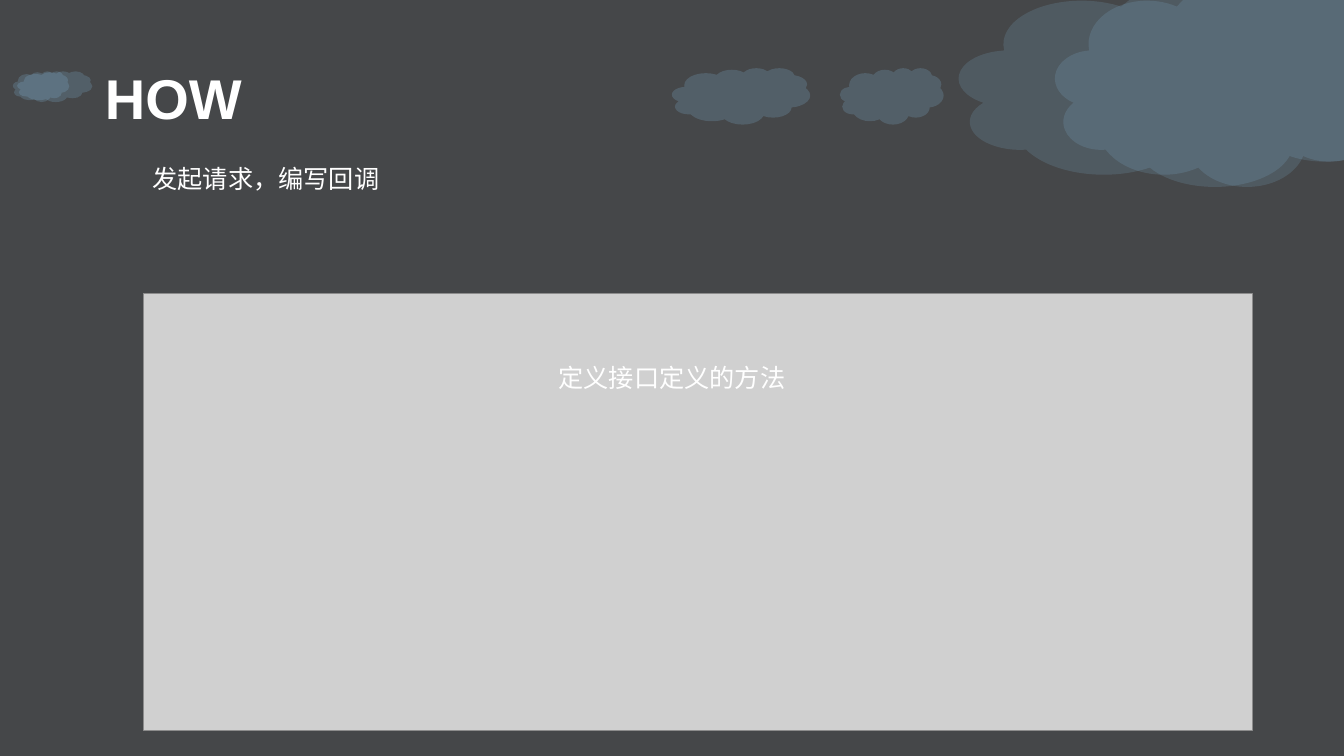
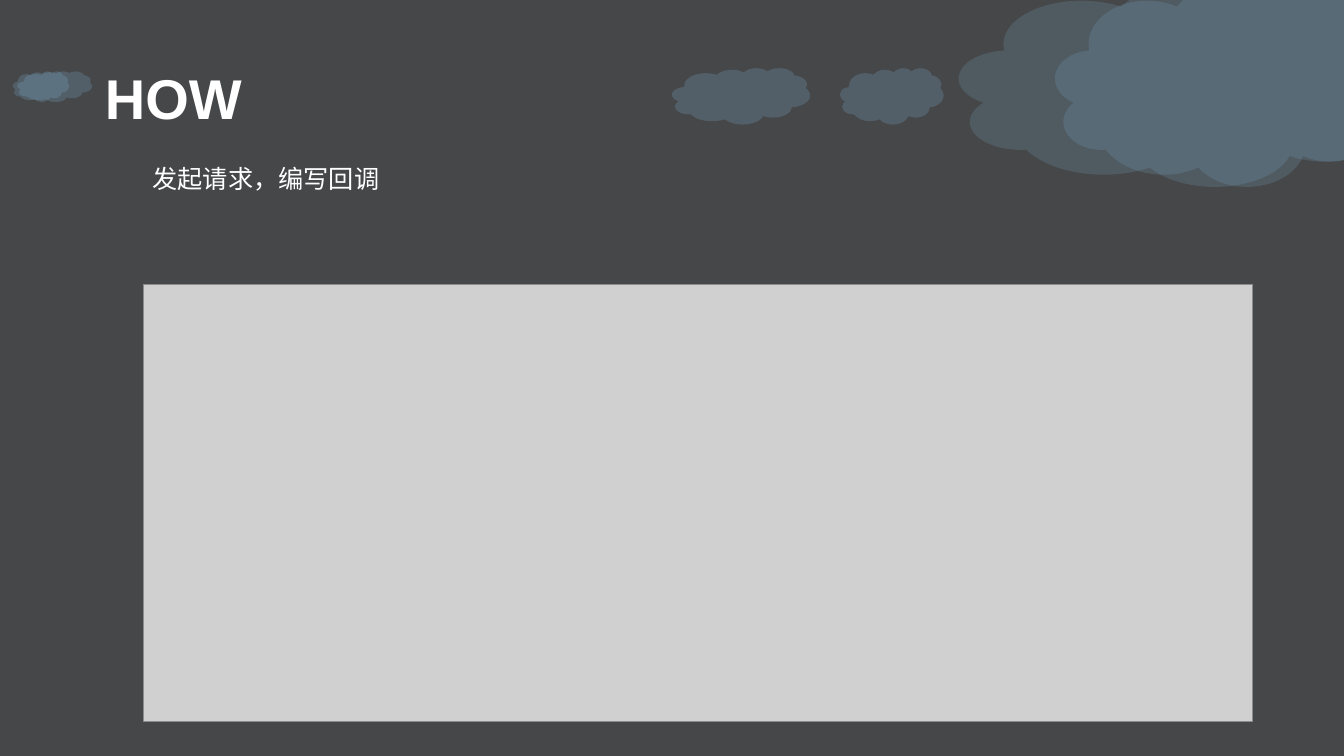
Before and after one commit to daisongsong1991/ppt, a slide deck: slide 20 of net_ppt.pptx. Drawn at 1344x756 pixels with LibreOffice and Linux fonts; fonts in the diff are those of the drawing; grey boxes stand for pictures; background and template pictures are left out. Boxes give left, top, right and bottom in pixels: in the first picture for what was removed or moved away, otherwise in the second. Text is boxed around its words. In the diff, an @@ line names an element or a change of style, - is before the commit and + after.

```diff
--- a/net_ppt.pptx
+++ b/net_ppt.pptx
@@ picture: place and size @@
-picture at box(143, 293, 1252, 730)
+picture at box(143, 284, 1252, 721)
@@ text removed at box(558, 366, 785, 389) @@
-定义接口定义的方法
```
Also in this commit, not shown: 5 other slides changed, 1 slide added, 1 slide removed.
